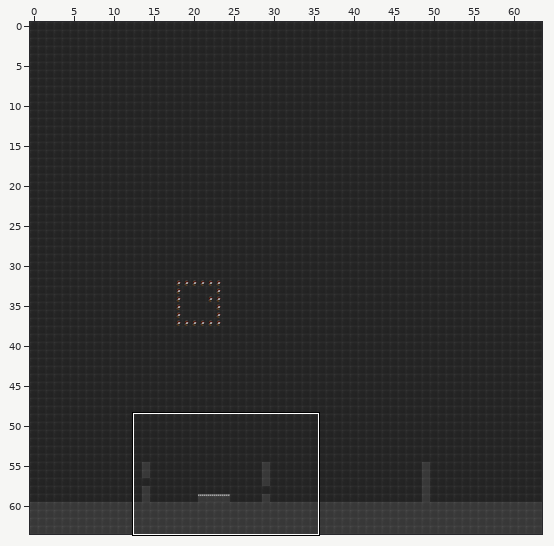
Two states of a Tiled map, Platformer/Content/test.tmx. The picture above shows the old version from afar; the outline marks the close-up.
Close-up. As it was:
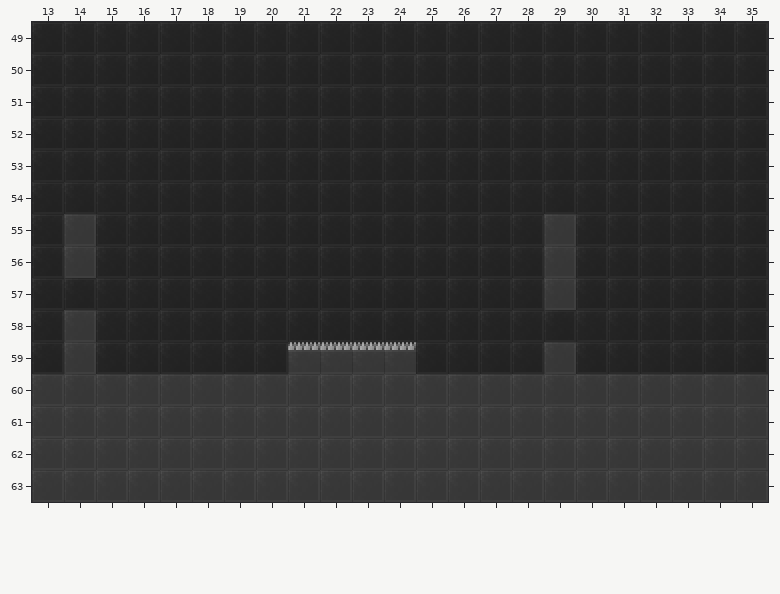
Cells are 32x32 px. Shown: x 13..35, y 49..63. Tiles whose own drawing changed are shown in their newer look in all pictures.
And afterwards:
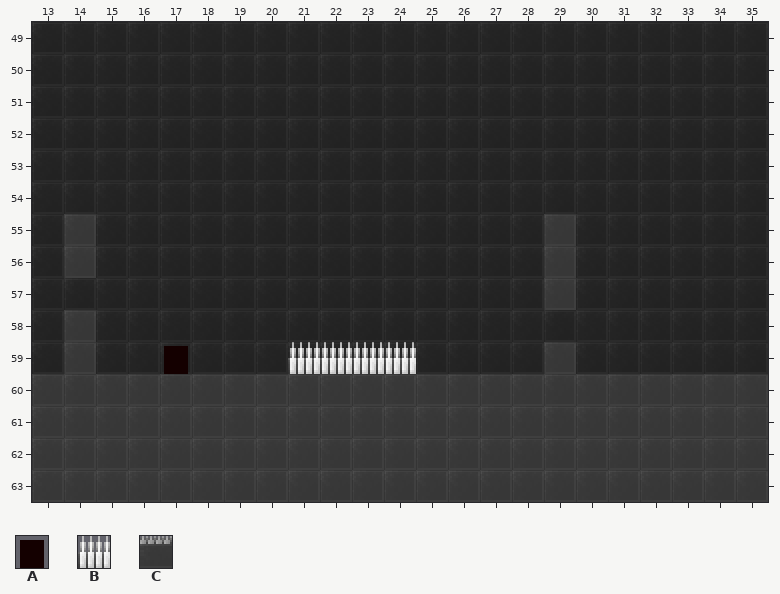
Key: from "tileset": A 16, B 17, C 27.
_ is an empty cell.
Tiles replaced or removed in this view: C.
Tiles of an added or newly shown layer are drawn over the layers below it.
Diff:
Changed rows in their new state; . is an unchanged cell.
Layer "hazard":
first column x 21:
59 BBBB
Layer "door" (added):
first column x 17:
59 A
